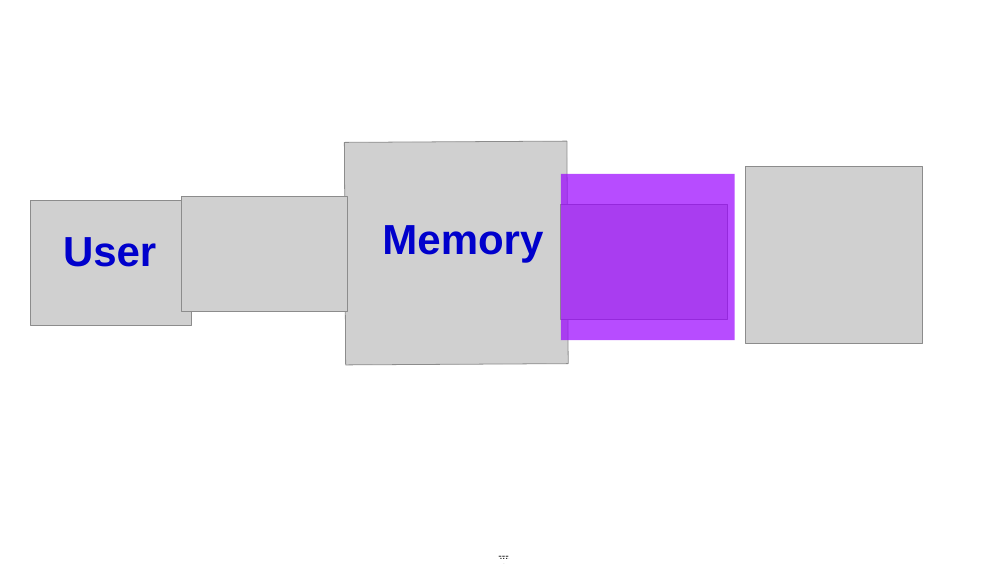
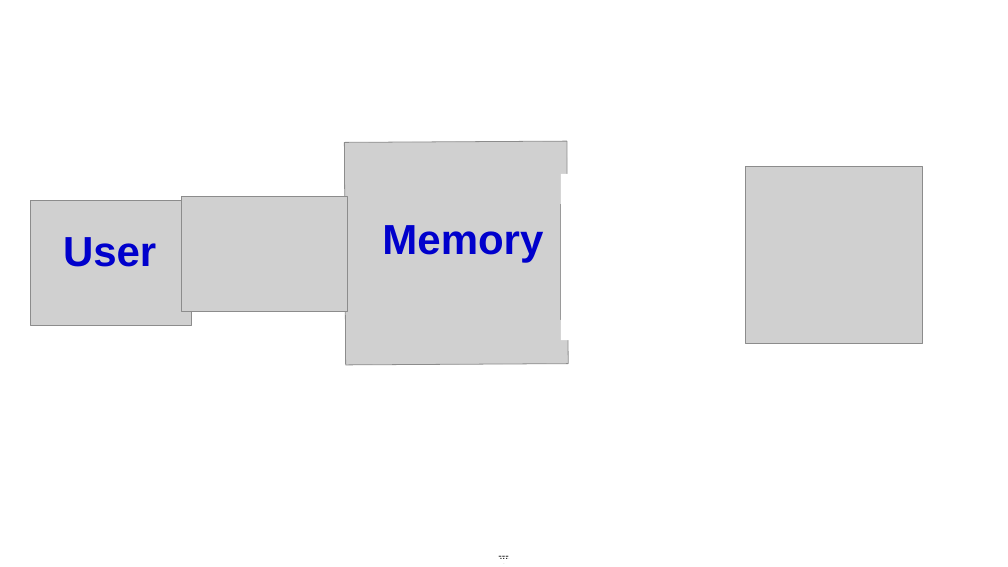
Before and after one commit to mlerman/WIN10LAP, a slide deck: slide 18 of Perso/Netmory_diagram_memory_center/Fri05182018-16342267.odp (slide 11 before the commit). Drawn at 1008x567 pixels with LibreOffice and Linux fonts; fonts in the diff are those of the drawing; grey boxes stand for pictures. Boxes give left, top, right and bottom in pixels: in the first picture for what was removed or moved away, otherwise in the second. Text is boxed around its words. In the diff, an @@ line names an element or a change of style, - is before the commit and + after.

```diff
--- a/Perso/Netmory_diagram_memory_center/Fri05182018-16342267.odp
+++ b/Perso/Netmory_diagram_memory_center/Fri05182018-16342267.odp
@@ rectangle at (561,174,735,340): fill #9900FF at 70% opacity to #FFFFFF @@
```
Also in this commit, not shown: 12 other slides changed, 4 slides added, 1 other file.
